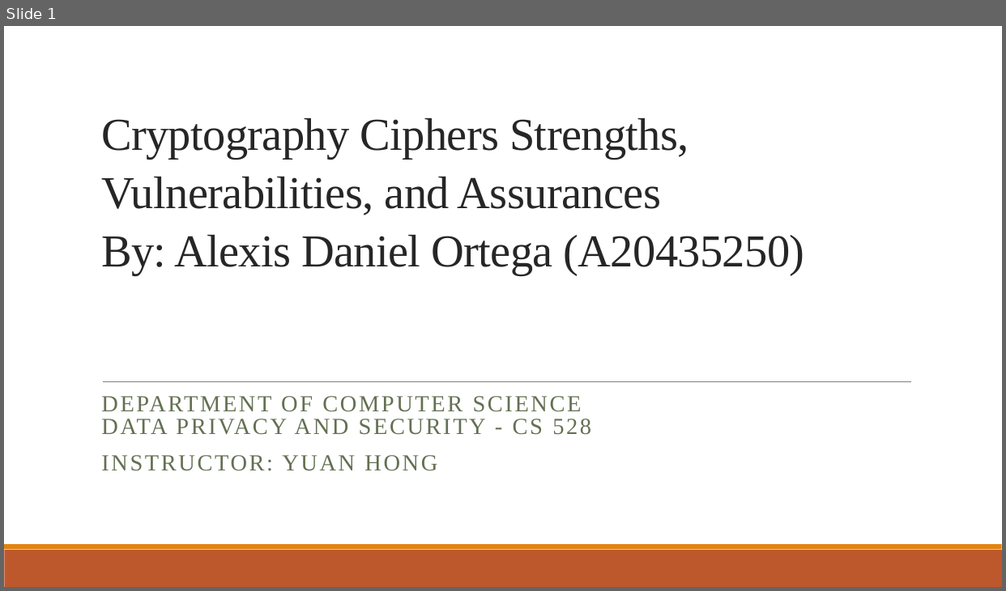
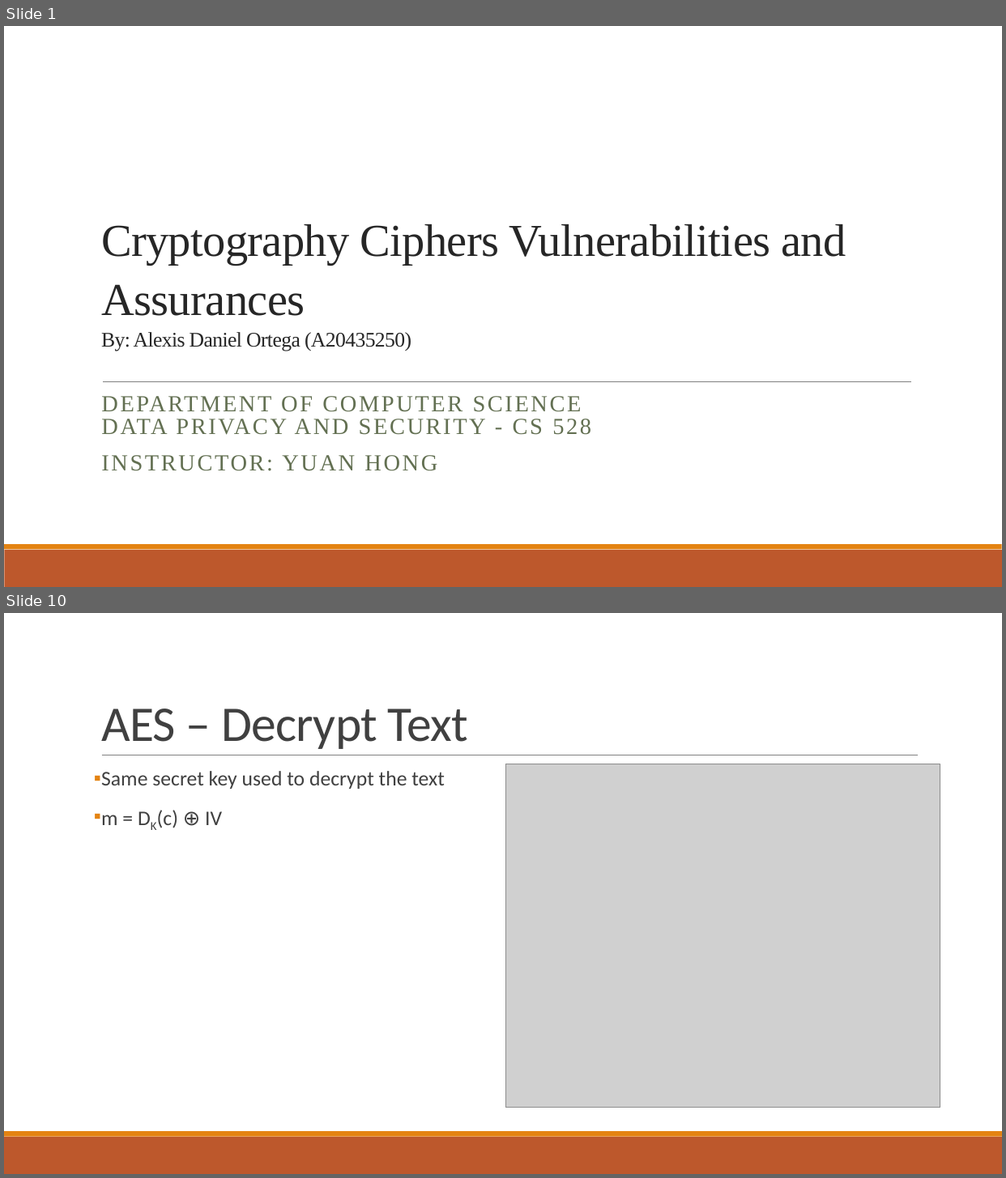
Before and after one commit to AFA20SCM50O/CS528, a slide deck: Documentation/Demo.pptx. Shown one above the other, each under a label of ours: slide 1 before the commit, slides 1 and 10 after it; the slides between them are not shown. The pictures are 1006x591 and 1006x1178 pixels, drawn with LibreOffice and Linux fonts; fonts in the diff are those of the drawing; grey boxes stand for pictures. Boxes give left, top, right and bottom in pixels: in the first picture for what was removed or moved away, otherwise in the second. Text is boxed around its words. In the diff, an @@ line names an element or a change of style, - is before the commit and + after.

```diff
--- a/Documentation/Demo.pptx
+++ b/Documentation/Demo.pptx
@@ slide 10 added at (x1=4, y1=613, x2=1002, y2=1174), background #FFFFFF; not listed: 2 template elements that a slide beside it also shows @@
@@ title added at (x1=101, y1=709, x2=469, y2=749), 48 pt, text #404040 @@
+AES – Decrypt Text
@@ line added from (102, 756) to (918, 756), #808080 0.5 pt @@
@@ text added at (x1=101, y1=771, x2=445, y2=828), 20 pt, text #404040 @@
+▪ Same secret key used to decrypt the text
+▪ m = DK(c) ⊕ IV
@@ picture added at (x1=505, y1=764, x2=940, y2=1108) @@
@@ slide 1 changed as well @@
@@ title at (x1=101, y1=224, x2=846, y2=352): text changed @@
-Cryptography Ciphers Strengths, Vulnerabilities, and Assurances
-By: Alexis Daniel Ortega (A20435250)
+Cryptography Ciphers Vulnerabilities and Assurances
+By: Alexis Daniel Ortega (A20435250)
```
Also in this commit, not shown: 15 other slides added, 1 slide removed, 7 other files.
